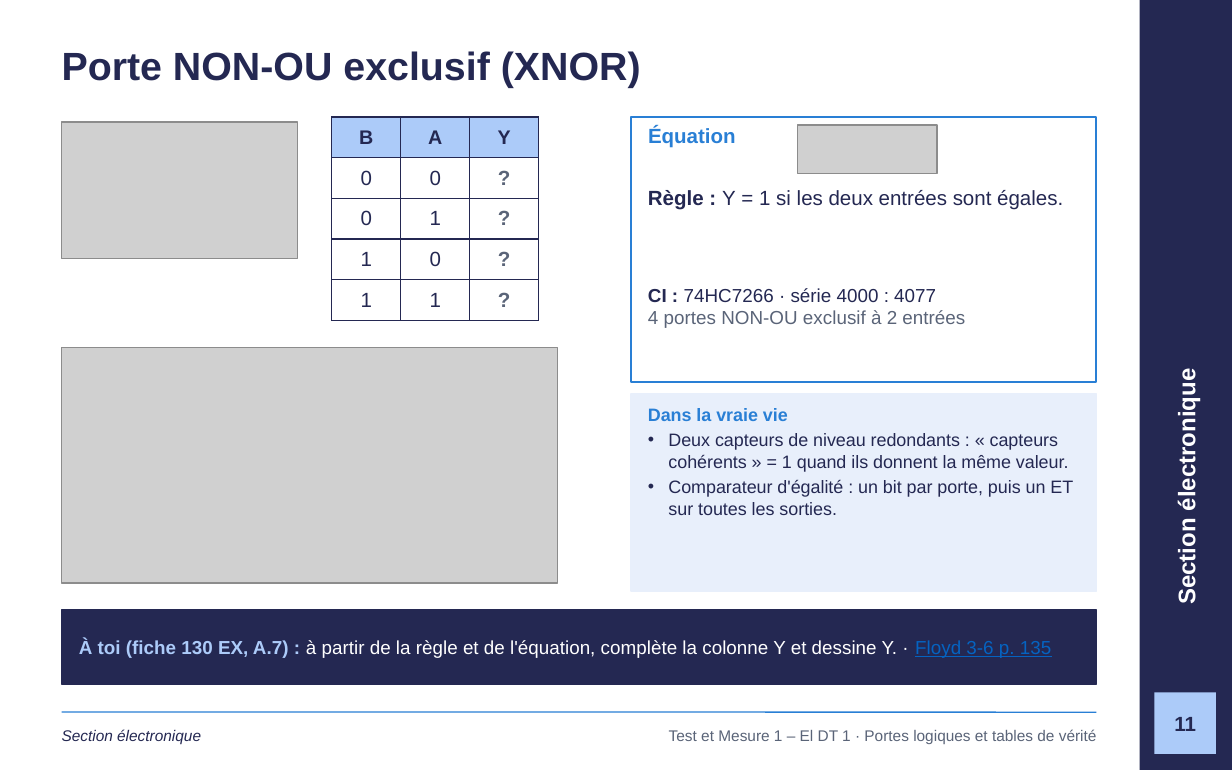
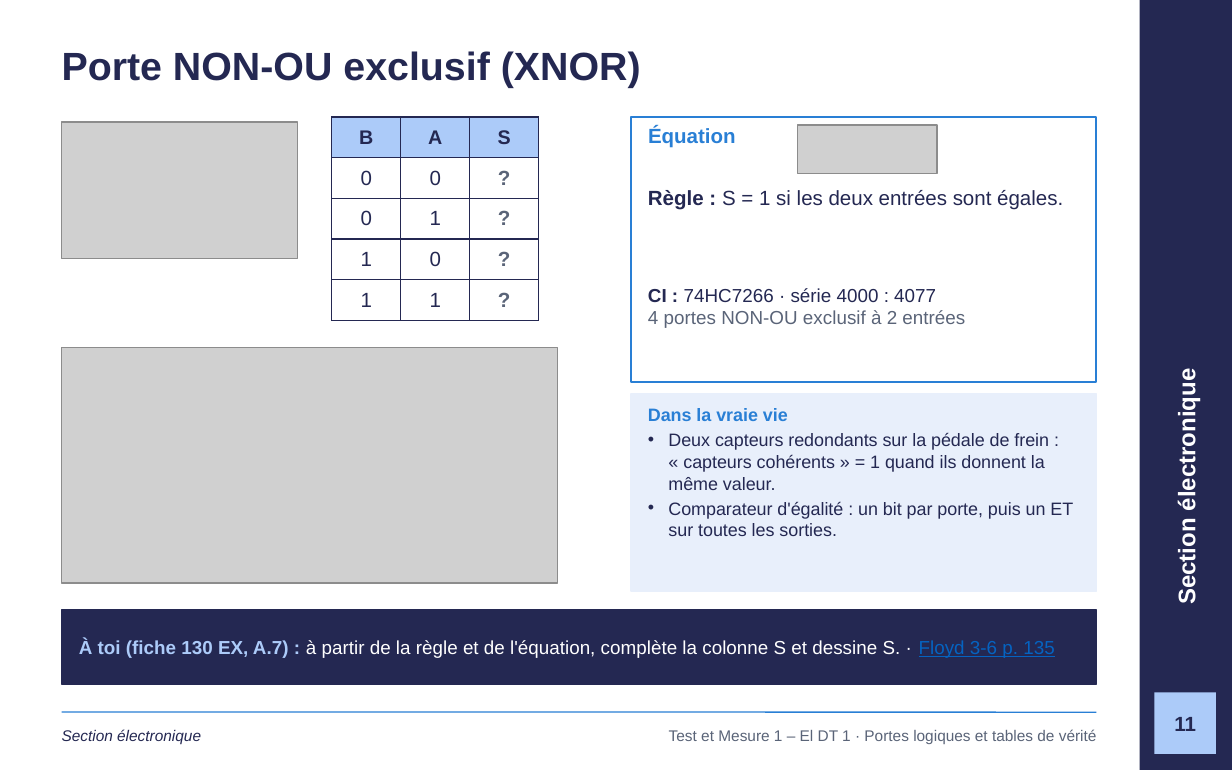
Before and after one commit to GlemoineETML/cours-etml, a slide deck: slide 11 of reference/tm1/semaine-1/120 Portes logiques et tables de vérité.pptx. Drawn at 1232x770 pixels with LibreOffice and Linux fonts; fonts in the diff are those of the drawing; grey boxes stand for pictures; background and template pictures are left out. Boxes give left, top, right and bottom in pixels: in the first picture for what was removed or moved away, otherwise in the second. Text is boxed around its words. In the diff, an @@ line names an element or a change of style, - is before the commit and + after.

```diff
--- a/reference/tm1/semaine-1/120 Portes logiques et tables de vérité.pptx
+++ b/reference/tm1/semaine-1/120 Portes logiques et tables de vérité.pptx
@@ table at (331, 117, 538, 311) @@
-row 1, column 3: Y
+row 1, column 3: S
@@ text at (648, 190, 1063, 210): text changed @@
-Règle : Y = 1 si les deux entrées sont égales.
+Règle : S = 1 si les deux entrées sont égales.
@@ text at (668, 433, 1049, 490): text changed @@
-• Deux capteurs de niveau redondants : « capteurs cohérents » = 1 quand ils donnent la même valeur.
+• Deux capteurs redondants sur la pédale de frein : « capteurs cohérents » = 1 quand ils donnent la même valeur.
@@ text at (79, 639, 1054, 658): text changed @@
-À toi (fiche 130 EX, A.7) : à partir de la règle et de l'équation, complète la colonne Y et dessine Y. · Floyd 3-6 p. 135
+À toi (fiche 130 EX, A.7) : à partir de la règle et de l'équation, complète la colonne S et dessine S. · Floyd 3-6 p. 135
```
Also in this commit, not shown: 16 other slides changed, 1 slide added, 24 other files.
